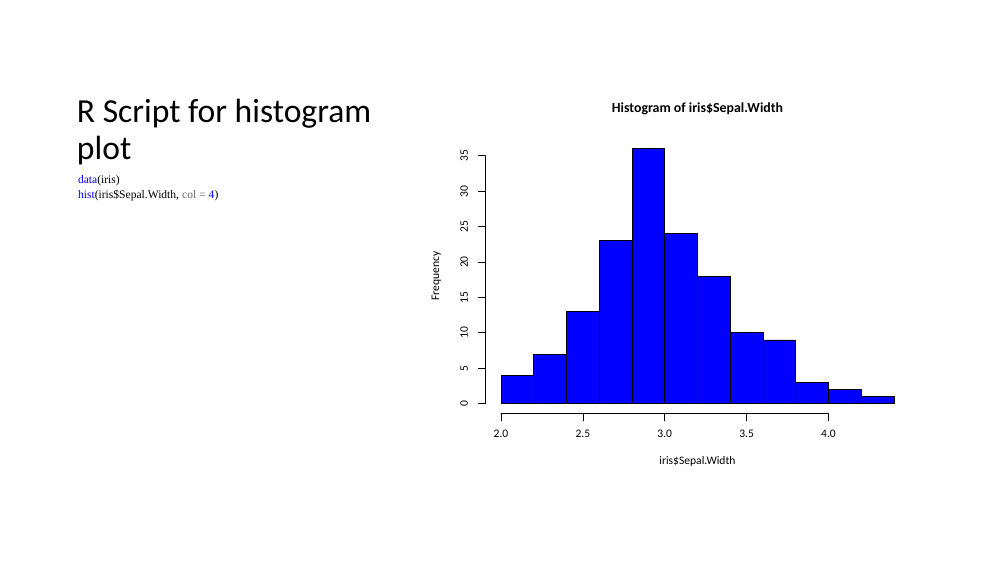
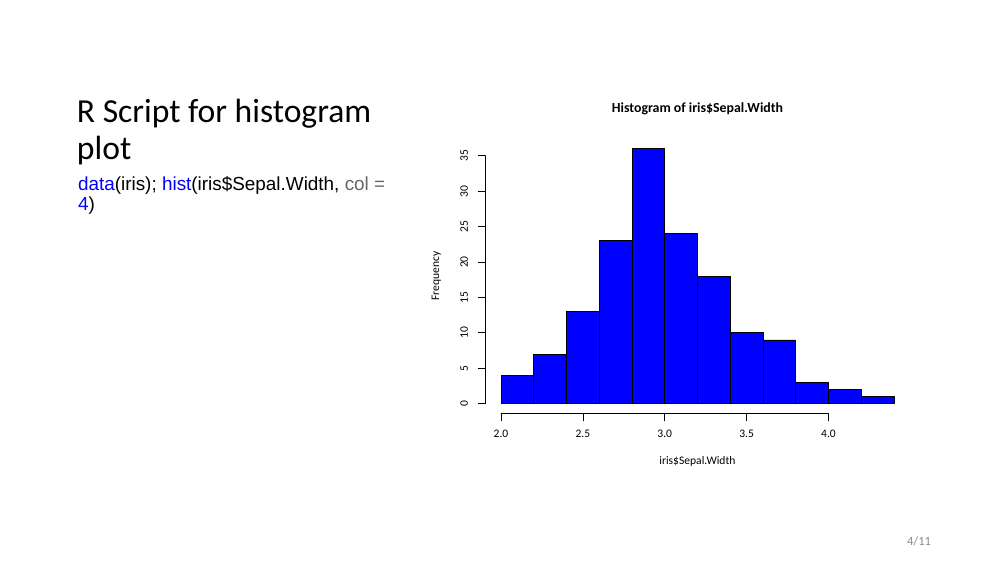
Before and after one commit to tiborh/r, a slide deck: slide 4 of data/r-reporters-powerpoint.pptx. Drawn at 1008x567 pixels with LibreOffice and Linux fonts; fonts in the diff are those of the drawing. Boxes give left, top, right and bottom in pixels: in the first picture for what was removed or moved away, otherwise in the second. Text is boxed around its words. In the diff, an @@ line names an element or a change of style, - is before the commit and + after.

```diff
--- a/data/r-reporters-powerpoint.pptx
+++ b/data/r-reporters-powerpoint.pptx
@@ text at bbox=[78, 176, 369, 214]: text changed; size 11 to 18 pt; font Times New Roman to Arial @@
-data(iris)
-hist(iris$Sepal.Width, col = 4)
+data(iris); hist(iris$Sepal.Width, col = 4)
@@ text added at bbox=[907, 536, 931, 546], 12 pt, text #8C8C8C @@
+4/11
```
Also in this commit, not shown: 4 other slides changed, 6 slides added, 9 other files.
